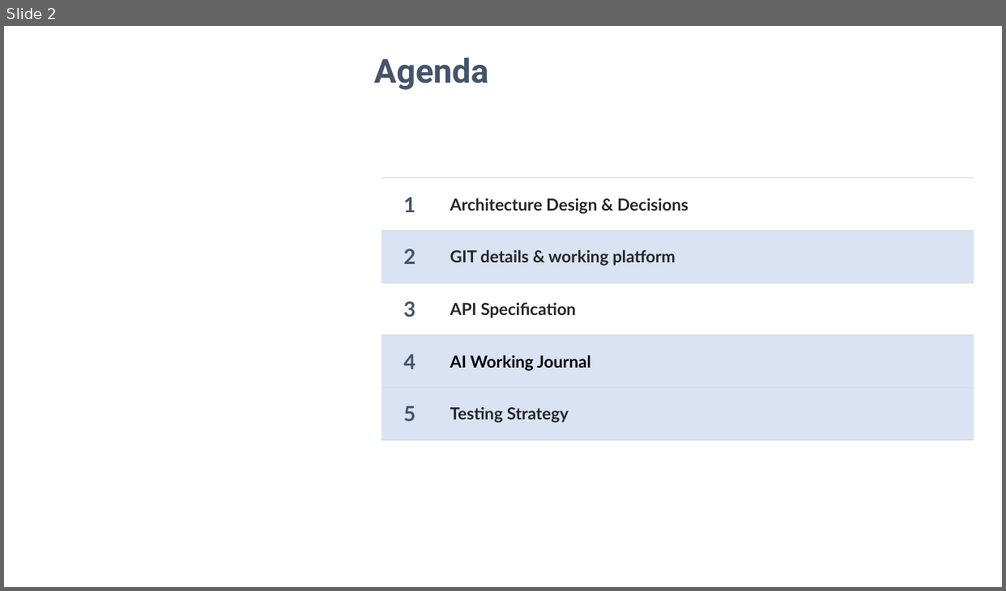
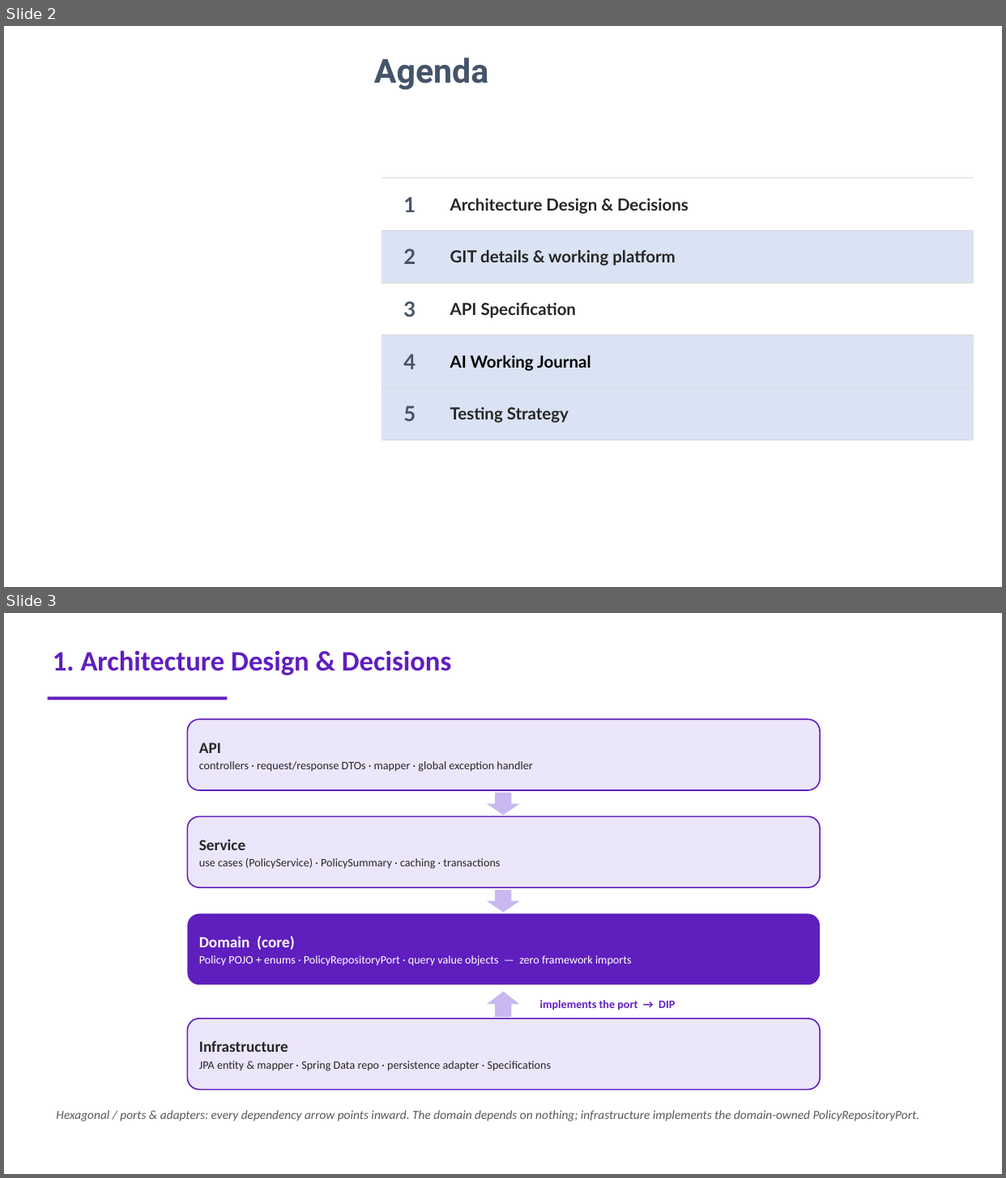
Before and after one commit to meetravig-collab/InsurancePolicyListDemo, a slide deck: docs/Policy-Overview-Dashboard.pptx. Shown one above the other, each under a label of ours: slide 2 before the commit, slides 2 and 3 after it. The pictures are 1006x591 and 1006x1178 pixels, drawn with LibreOffice and Linux fonts; fonts in the diff are those of the drawing; background and template pictures are left out. Boxes give left, top, right and bottom in pixels: in the first picture for what was removed or moved away, otherwise in the second. Text is boxed around its words. In the diff, an @@ line names an element or a change of style, - is before the commit and + after.

```diff
--- a/docs/Policy-Overview-Dashboard.pptx
+++ b/docs/Policy-Overview-Dashboard.pptx
@@ slide 3 added at bbox=[4, 613, 1002, 1174], background #FFFFFF @@
@@ text added at bbox=[53, 650, 452, 675], 27 pt, text #5F1EBE, bold @@
+1. Architecture Design & Decisions
@@ rectangle added at bbox=[48, 697, 227, 700], fill #5F1EBE @@
@@ rounded rectangle added at bbox=[187, 719, 820, 790], fill #ECE6FB, outline #5F1EBE 1.25 pt, 11 pt, text #262626 @@
+API
+controllers · request/response DTOs · mapper · global exception handler
@@ down arrow added at bbox=[487, 793, 520, 815], fill #C9B8F0 @@
@@ rounded rectangle added at bbox=[187, 816, 820, 888], fill #ECE6FB, outline #5F1EBE 1.25 pt, 11 pt, text #262626 @@
+Service
+use cases (PolicyService) · PolicySummary · caching · transactions
@@ down arrow added at bbox=[487, 890, 520, 913], fill #C9B8F0 @@
@@ rounded rectangle added at bbox=[187, 914, 820, 985], fill #5F1EBE, 11 pt, text #FFFFFF @@
+Domain (core)
+Policy POJO + enums · PolicyRepositoryPort · query value objects — zero framework imports
@@ up arrow added at bbox=[487, 992, 520, 1017], fill #C9B8F0 @@
@@ text added at bbox=[540, 1000, 675, 1011], 11 pt, text #5F1EBE, bold @@
+implements the port → DIP
@@ rounded rectangle added at bbox=[187, 1019, 820, 1090], fill #ECE6FB, outline #5F1EBE 1.25 pt, 11 pt, text #262626 @@
+Infrastructure
+JPA entity & mapper · Spring Data repo · persistence adapter · Specifications
@@ text added at bbox=[56, 1110, 920, 1122], 12 pt, text #595959, italic @@
+Hexagonal / ports & adapters: every dependency arrow points inward. The domain depends on nothing; infrastructure implements the domain-owned PolicyRepositoryPort.
```
Also in this commit, not shown: 3 slides changed, 3 other slides added, 3 slides removed.
